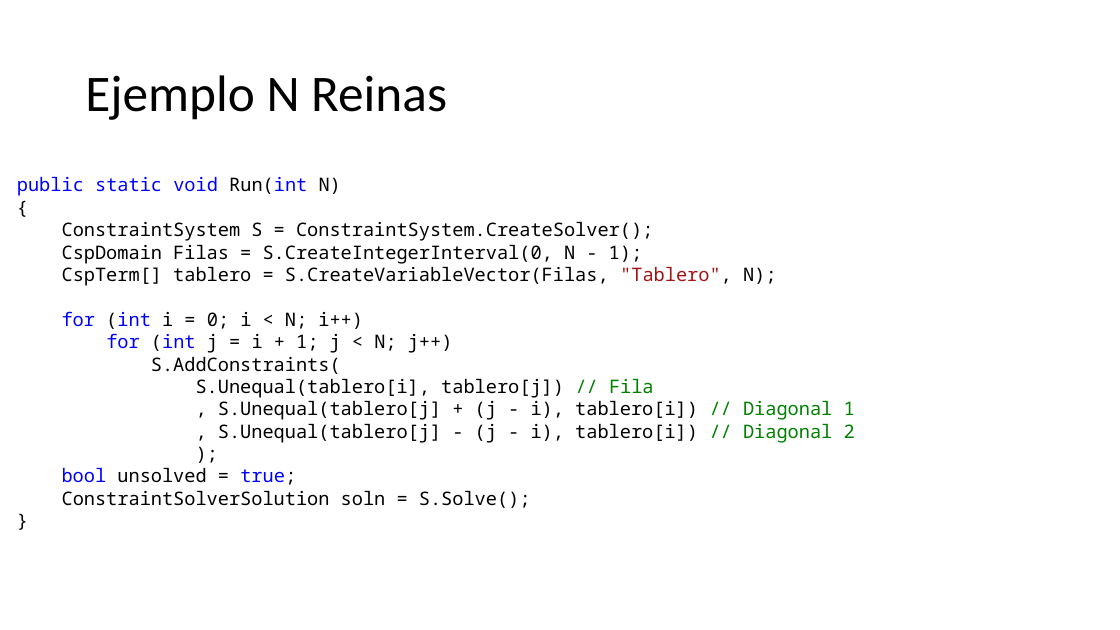
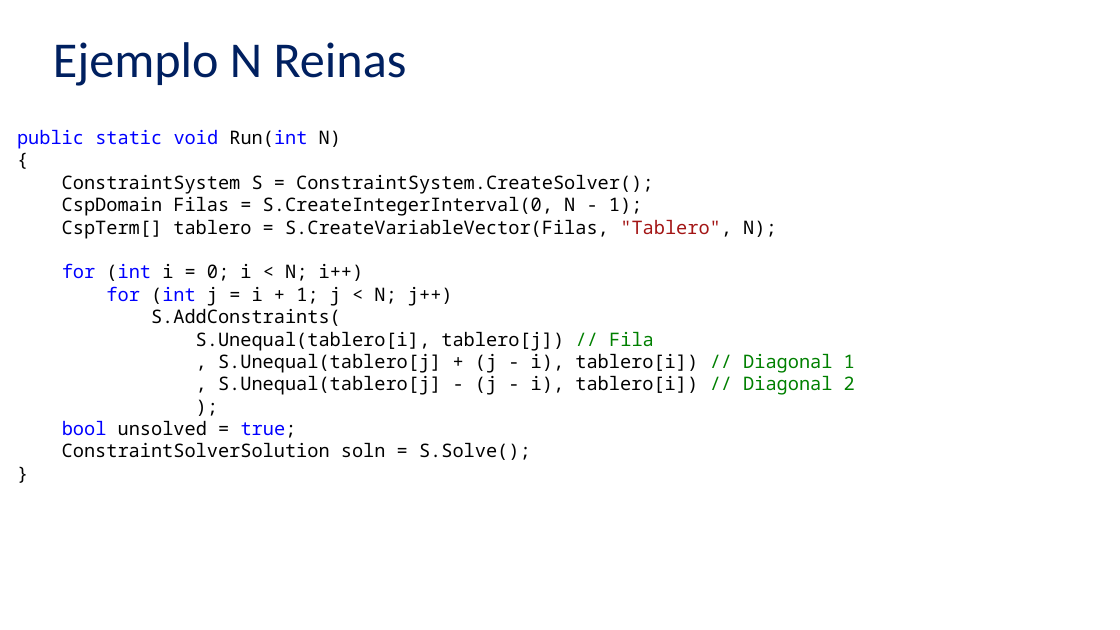
Before and after one commit to victordpc/ProgramacionRestricciones, a slide deck: slide 10 of Presentacion/Solver Foundation.pptx (slide 11 before the commit). Drawn at 1120x630 pixels with LibreOffice and Linux fonts; fonts in the diff are those of the drawing. Boxes give left, top, right and bottom in pixels: in the first picture for what was removed or moved away, otherwise in the second. Text is boxed around its words. In the diff, an @@ line names an element or a change of style, - is before the commit and + after.

```diff
--- a/Presentacion/Solver Foundation.pptx
+++ b/Presentacion/Solver Foundation.pptx
@@ title "Ejemplo N Reinas": place and size @@
-title "Ejemplo N Reinas" at bbox=[85, 75, 447, 120]
+title "Ejemplo N Reinas" at bbox=[53, 42, 407, 86]
@@ title "Ejemplo N Reinas" at bbox=[53, 42, 407, 86]: size 44 to 43 pt, text colour #000000 to #002060 @@
@@ text "public static void Run(int N)": place and size @@
-text "public static void Run(int N)" at bbox=[17, 176, 855, 508]
+text "public static void Run(int N)" at bbox=[17, 129, 855, 460]
```
Also in this commit, not shown: 10 other slides changed, 1 slide added, 2 slides removed.
